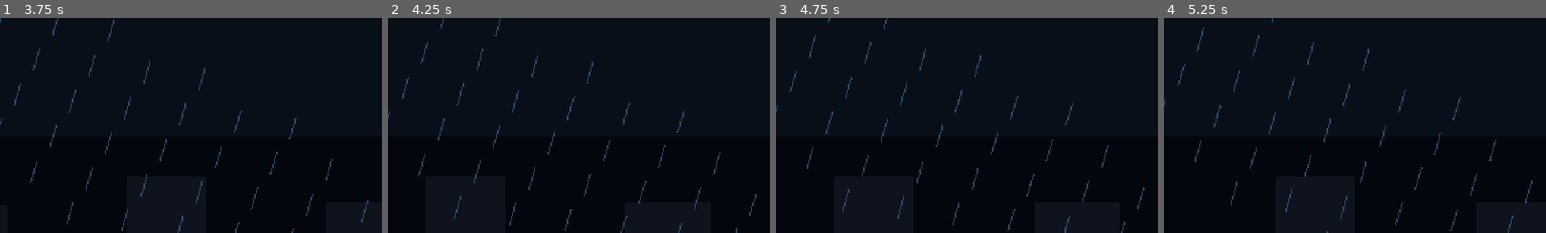
Above: before the commit, frames 1-4 (left to right).
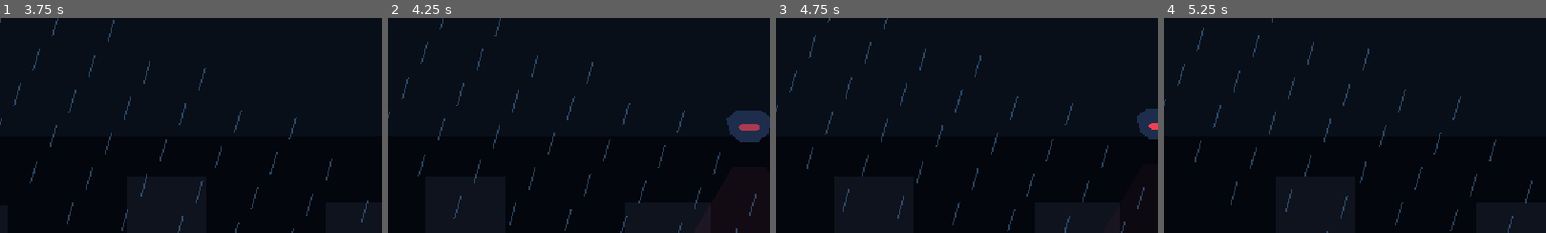
Above: after the commit, the same moments.

Repository: Yass29/shadow-run
Game: Godot game, scene res://level3.tscn
Same seed, same stepped clock (60 frames per second), same inputs: the game is played once before the commit and once after it. This scene is started directly instead of the project's main scene.
Inputs:
- Up to frame 1 (3.75 s): tap Enter (ui_accept) at 0.5, 1.52, 1.55, 1.82, 2.3, 3.02, 3.05, 3.32 s; hold Enter (ui_accept) 0.53-1.28 s; hold Right (ui_right) 0.53-2.03 s; tap R at 1.35 s; hold Left (ui_left) 2.03-2.78 s; hold Shift 2.03-2.78 s; hold Right (ui_right) from 2.78 s (still down); tap E at 2.85 s; hold Enter (ui_accept) from 3.53 s (still down)
- Up to frame 2 (4.25 s): keep holding Right (ui_right); keep holding Enter (ui_accept)
- Up to frame 3 (4.75 s): release Right (ui_right) at 4.28 s; release Enter (ui_accept) at 4.28 s; hold Left (ui_left) from 4.28 s (still down); tap R at 4.35 s; tap Enter (ui_accept) at 4.52, 4.55 s
- Up to frame 4 (5.25 s): tap Enter (ui_accept) at 4.82 s; release Left (ui_left) at 5.03 s; hold Right (ui_right) from 5.03 s (still down); hold Shift from 5.03 s (still down)
The pictures show only the part of the screen within x 50-100%, y 9-59%; the shares and areas given below are measured in that part.

Frame 1 is identical in both runs. In frame 2, 1.4% of the frame differs, in the area x 88-100%, y 43-58%; in frame 3, 0.6%; in frame 4, nothing differs.

Commit message:
Add patrol drone to level3.tscn

Diff:
--- a/level3.tscn
+++ b/level3.tscn
@@ -10,6 +10,7 @@
 [ext_resource type="Script" path="res://lightning_flash.gd" id="8_lightning"]
 [ext_resource type="Script" path="res://spike_hazard.gd" id="9_spike"]
 [ext_resource type="Script" path="res://shadow_switch.gd" id="10_switch"]
+[ext_resource type="Script" path="res://drone.gd" id="11_drone"]
 
 [sub_resource type="RectangleShape2D" id="PlayerShape"]
 size = Vector2(40, 68)
@@ -34,6 +35,9 @@
 
 [sub_resource type="RectangleShape2D" id="PuzzleGateShape"]
 size = Vector2(56, 145)
+
+[sub_resource type="RectangleShape2D" id="DroneDetectShapeExtra"]
+size = Vector2(240, 170)
 
 [node name="Level3" type="Node2D"]
 script = ExtResource("4_level")
@@ -242,6 +246,32 @@
 theme_override_font_sizes/font_size = 13
 text = "Charge the storm rune in SHADOW form."
 
+[node name="StormDrone" type="Area2D" parent="."]
+position = Vector2(1710, 205)
+script = ExtResource("11_drone")
+patrol_distance = 230.0
+patrol_speed = 1.05
+vertical_bob = 18.0
+
+[node name="CollisionShape2D" type="CollisionShape2D" parent="StormDrone"]
+position = Vector2(0, 95)
+shape = SubResource("DroneDetectShapeExtra")
+
+[node name="LightCone" type="Polygon2D" parent="StormDrone"]
+z_index = -1
+position = Vector2(0, 58)
+polygon = PackedVector2Array(-24, 0, 24, 0, 125, 170, -125, 170)
+color = Color(0.90, 0.30, 0.42, 0.25)
+
+[node name="DroneBody" type="Node2D" parent="StormDrone"]
+
+[node name="Shell" type="Polygon2D" parent="StormDrone/DroneBody"]
+polygon = PackedVector2Array(-34, -13, -18, -26, 18, -26, 34, -13, 28, 10, 14, 21, -14, 21, -28, 10)
+color = Color(0.12, 0.18, 0.30, 1)
+
+[node name="Eye" type="Polygon2D" parent="StormDrone/DroneBody"]
+polygon = PackedVector2Array(-12, -5, 12, -5, 16, 0, 12, 5, -12, 5, -16, 0)
+color = Color(1, 0.26, 0.32, 1)
 [node name="Finish" type="Area2D" parent="."]
 position = Vector2(3020, 455)
 script = ExtResource("7_exit")
Not shown: 1 places in level3.tscn that only renumber resources
